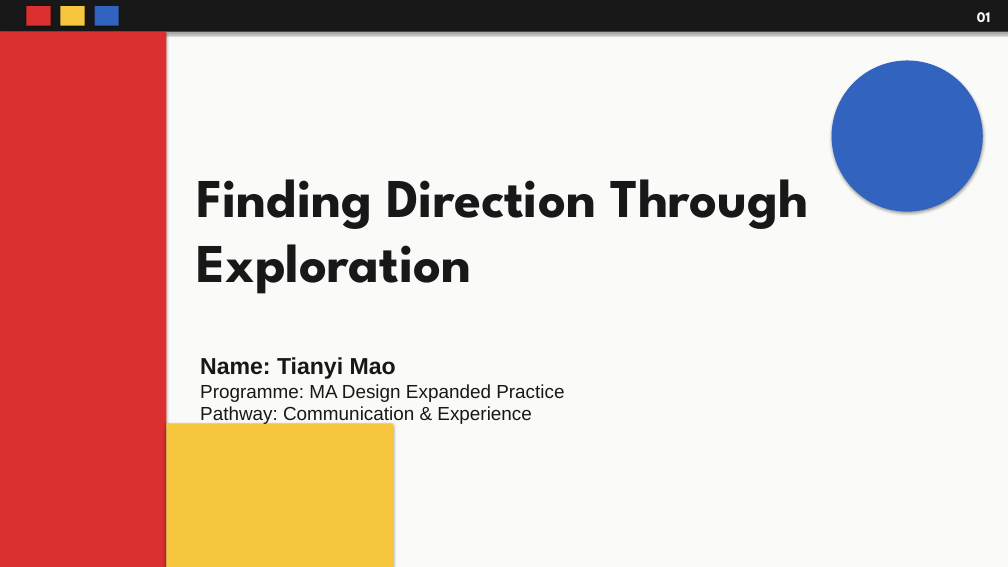
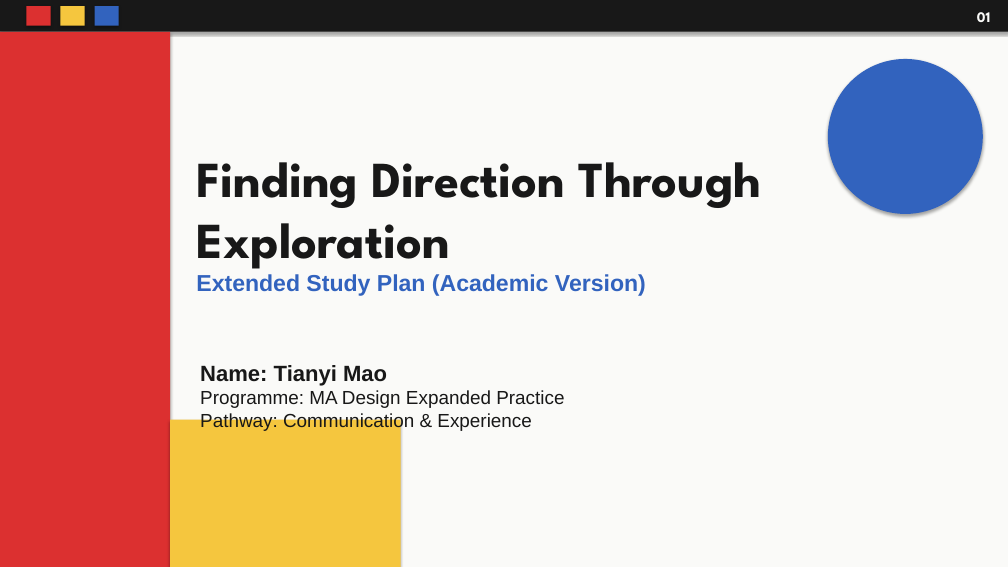
Before and after one commit to maotianyi12138-eng/-, a slide deck: slide 1 of Finding_Direction_Through_Exploration_Bauhaus.pptx. Drawn at 1008x567 pixels with LibreOffice and Linux fonts; fonts in the diff are those of the drawing. Boxes give left, top, right and bottom in pixels: in the first picture for what was removed or moved away, otherwise in the second. Text is boxed around its words. In the diff, an @@ line names an element or a change of style, - is before the commit and + after.

```diff
--- a/Finding_Direction_Through_Exploration_Bauhaus.pptx
+++ b/Finding_Direction_Through_Exploration_Bauhaus.pptx
@@ rectangle: place and size @@
-rectangle at [0, 32, 166, 567]
+rectangle at [0, 32, 170, 567]
@@ ellipse: place and size @@
-ellipse at [832, 60, 983, 212]
+ellipse at [828, 59, 983, 214]
@@ text "Finding Direction Through Exploration": place and size @@
-text "Finding Direction Through Exploration" at [196, 179, 809, 294]
+text "Finding Direction Through Exploration" at [196, 162, 762, 296]
@@ text at [196, 162, 762, 269]: size 52 to 48 pt in "Finding Direction Through Exploration" @@
@@ text at [196, 274, 646, 296]: paragraph added @@
+Extended Study Plan (Academic Version)
@@ text "Name: Tianyi Mao": place and size @@
-text "Name: Tianyi Mao" at [200, 357, 564, 425]
+text "Name: Tianyi Mao" at [200, 365, 564, 431]
@@ text at [200, 365, 387, 386]: size 22 to 21 pt in "Name: Tianyi Mao" @@
@@ rectangle: place and size @@
-rectangle at [166, 423, 393, 567]
+rectangle at [170, 420, 401, 567]
```
Also in this commit, not shown: 7 other slides changed.
